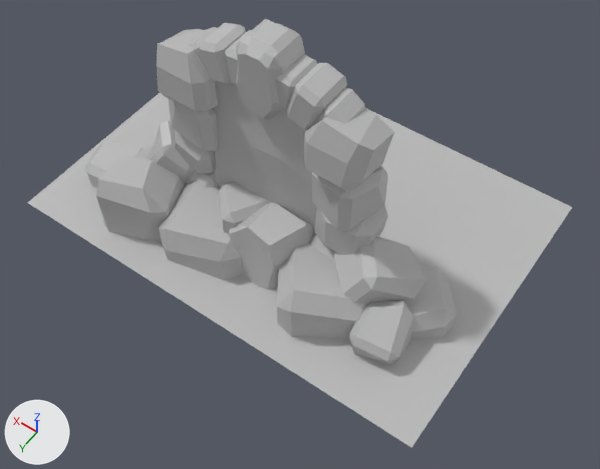
Before and after pictures for a commit that changed the FBX model Assets/Models/Buildings/Altar/Altar.fbx.
The view is the same before and after, from a camera (50 mm lens) standing at (-2.31, 2.94, 4.71) and looking at (-0.35, 0.2, 0.41). Arrows for +X, +Y and +Z are at lower left; the lights stay in place. Where no turn or scale is listed for an object, it has been applied to the vertices.

In view in the first picture: 'SM_Altar'.
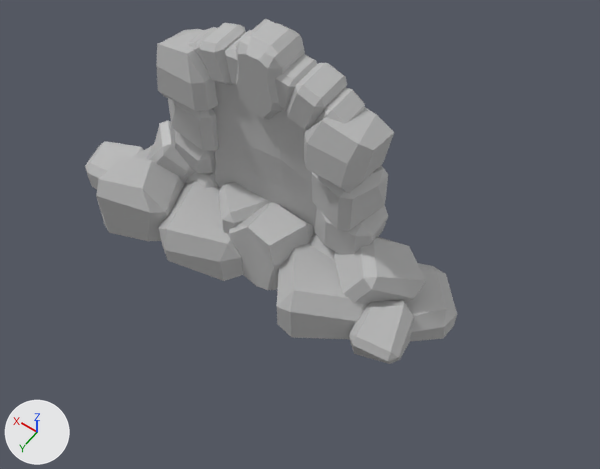
Commit message: Pushed separated meshes of Altar

Where the newer file only moved an object's origin or applied its transform, the numbers keep the older frame.

What differs and where, as boxes (x1, y1, x2, y2) in the pictures (600 x 469 px):
'SM_Altar', reshaped (32% narrower, 20% shorter): before (28, 19, 572, 448); after (85, 19, 457, 364)
part 1 of me_mesh, deleted: before (28, 93, 572, 448)

Edits to the bpy script that builds the scene:
```text
Change me_mesh:
    where me_mesh.from_pydata(...)  # 856 vertices, 845 faces; spans x -1.65..1.65, y -1.44..0.87, z -0.01..1.77
    used by ob_sm_altar; location = (0.0, 0.0, -0.008)
    remove me_mesh.materials.append(mat_platformcracks)  # grey #bcbcbc
    me_mesh part 1: the loose piece of 4 vertices spanning x -1.65..1.65, y -1.44..0.87, z 0.01 is deleted
```
